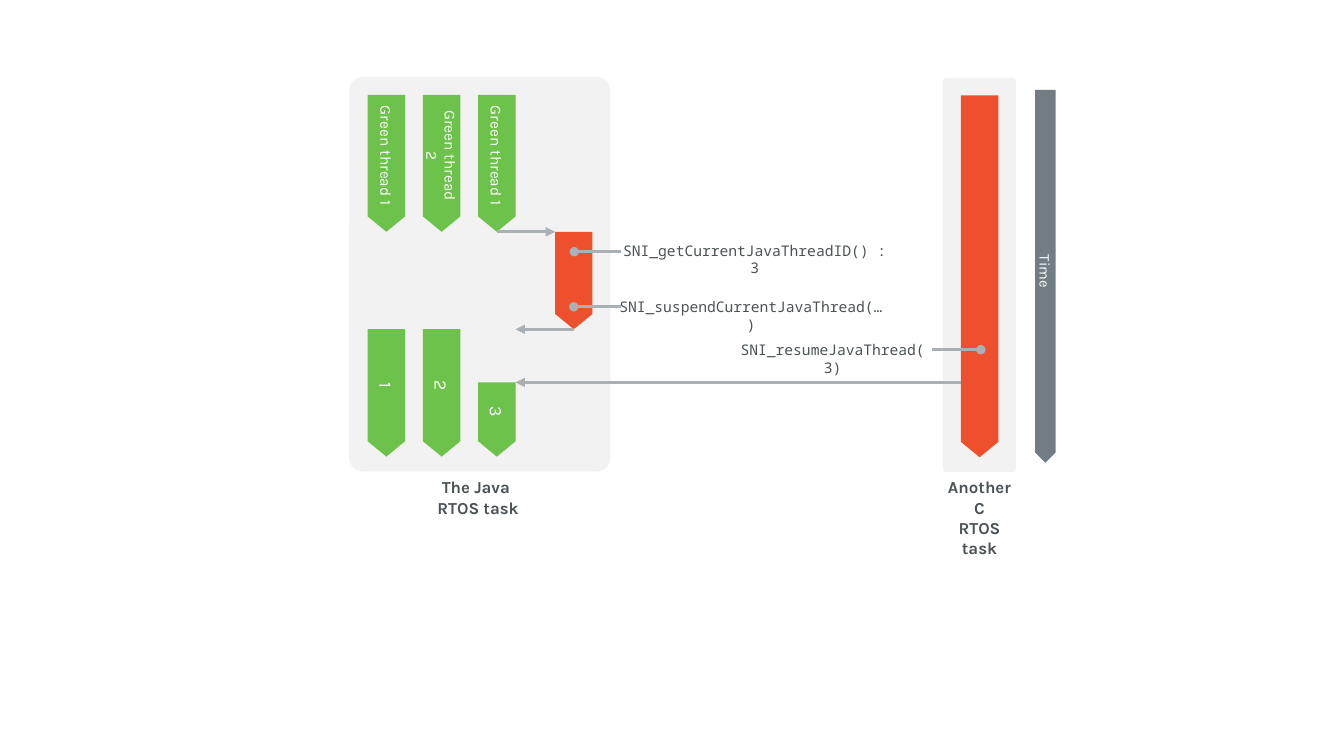
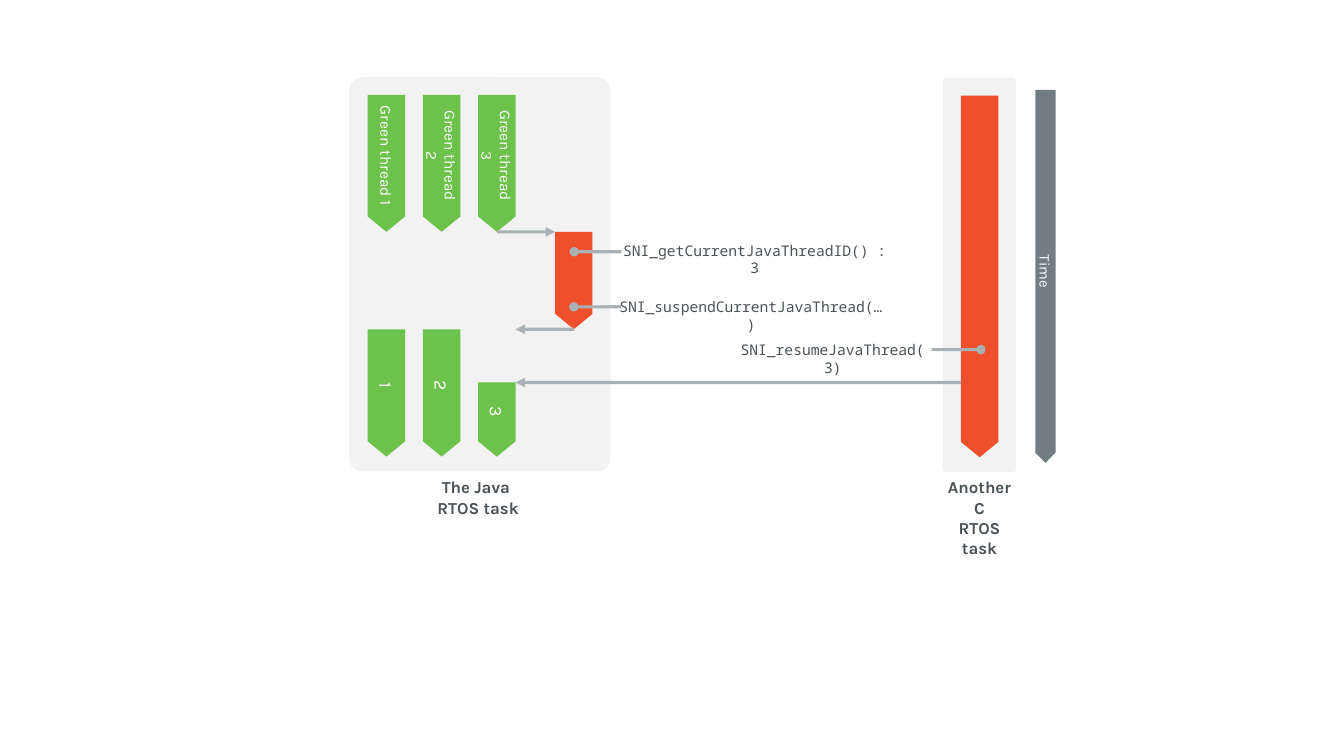
Before and after one commit to MicroEJ/docs, a slide deck: slide 1 of PlatformDeveloperGuide/images/sni_sync.pptx. Drawn at 1344x756 pixels with LibreOffice and Linux fonts; fonts in the diff are those of the drawing. Boxes give left, top, right and bottom in pixels: in the first picture for what was removed or moved away, otherwise in the second. Text is boxed around its words. In the diff, an @@ line names an element or a change of style, - is before the commit and + after.

```diff
--- a/PlatformDeveloperGuide/images/sni_sync.pptx
+++ b/PlatformDeveloperGuide/images/sni_sync.pptx
@@ text in right arrow at (x1=477, y1=114, x2=516, y2=200): text changed @@
-Green thread 1
+Green thread 3
```
Also in this commit, not shown: 1 other file.
